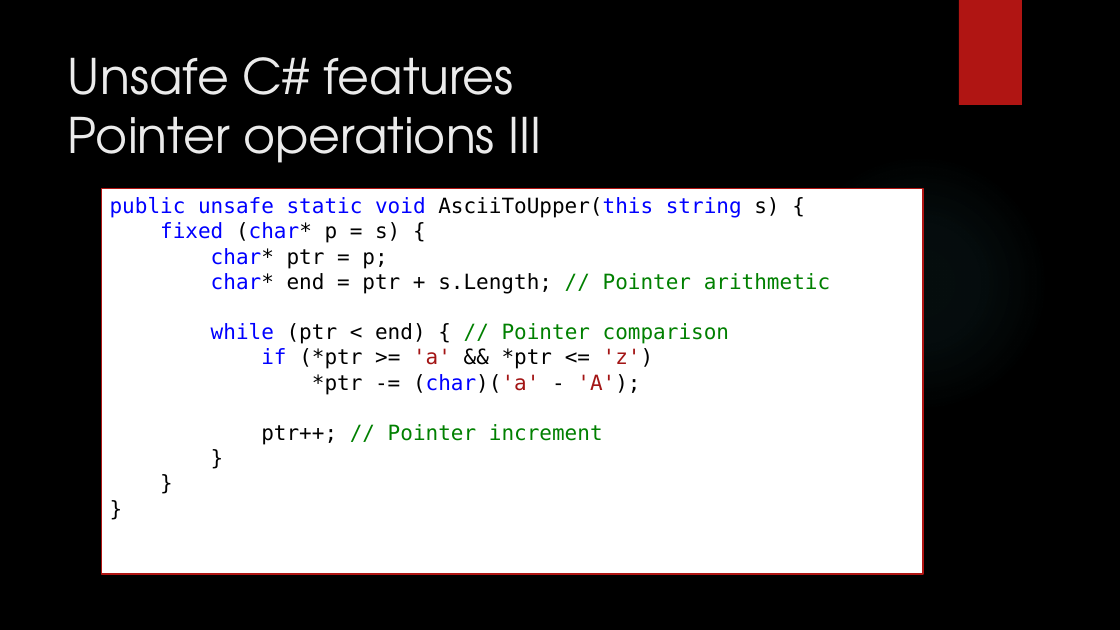
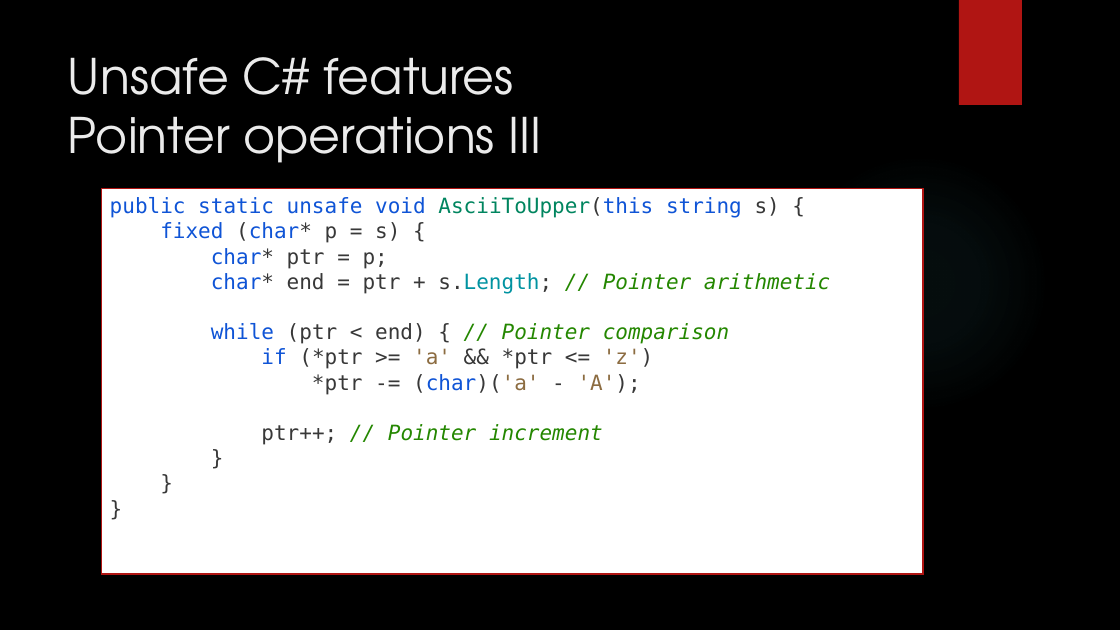
Before and after one commit to dennisdietrich/UnsafeCSharp, a slide deck: slide 12 of doc/Introduction to unsafe C#.pptx (slide 10 before the commit). Drawn at 1120x630 pixels with LibreOffice and Linux fonts; fonts in the diff are those of the drawing; background and template pictures are left out. Boxes give left, top, right and bottom in pixels: in the first picture for what was removed or moved away, otherwise in the second. Text is boxed around its words. In the diff, an @@ line names an element or a change of style, - is before the commit and + after.

```diff
--- a/doc/Introduction to unsafe C#.pptx
+++ b/doc/Introduction to unsafe C#.pptx
@@ text in rectangle at bbox=[110, 197, 830, 445]: text changed; text colour #000000 to #383838 @@
-public unsafe static void AsciiToUpper(this string s) {
-fixed (char* p = s) {
-char* ptr = p;
-char* end = ptr + s.Length; // Pointer arithmetic
-while (ptr < end) { // Pointer comparison
-if (*ptr >= 'a' && *ptr <= 'z')
-*ptr -= (char)('a' - 'A');
-ptr++; // Pointer increment
-}
-}
-}
+public static unsafe void AsciiToUpper(this string s) {
+fixed (char* p = s) {
+char* ptr = p;
+char* end = ptr + s.Length; // Pointer arithmetic
+while (ptr < end) { // Pointer comparison
+if (*ptr >= 'a' && *ptr <= 'z')
+*ptr -= (char)('a' - 'A');
+ptr++; // Pointer increment
+}
+}
+}
```
Also in this commit, not shown: 21 other slides changed, 7 slides added, 6 other files.
